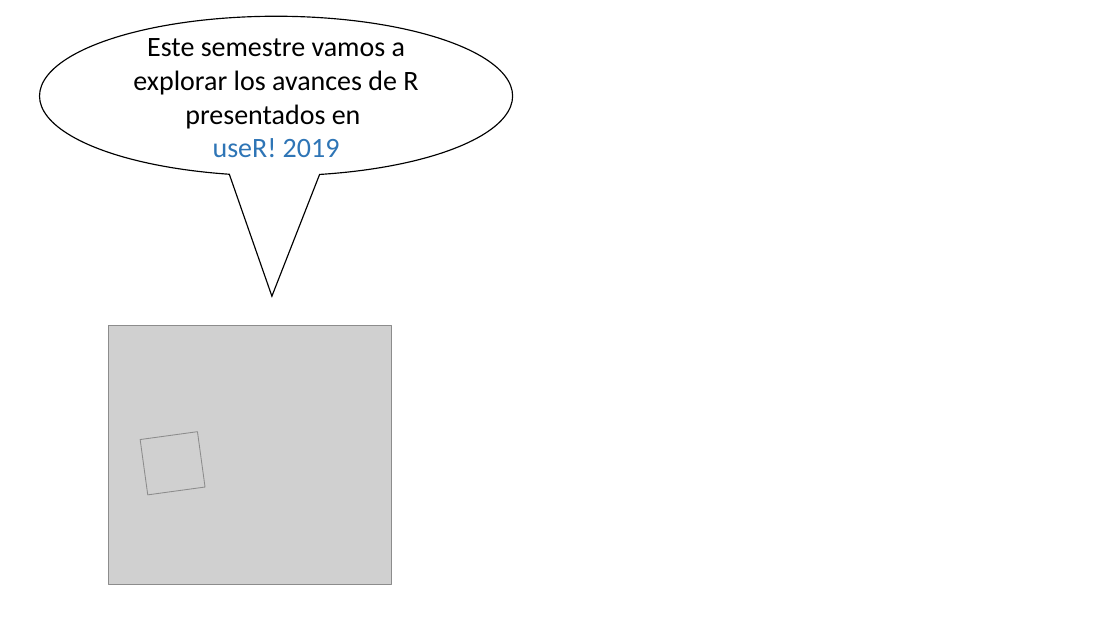
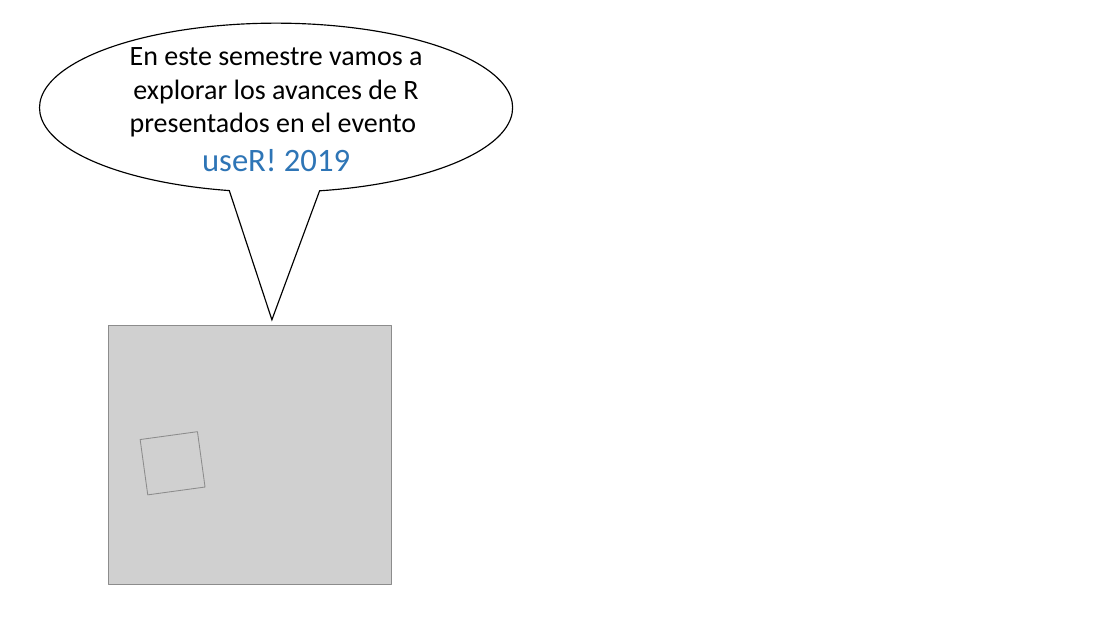
Before and after one commit to srunal/srunal.github.io, a slide deck: slide 2 of imagenes/Invtitation.pptx. Drawn at 1120x630 pixels with LibreOffice and Linux fonts; fonts in the diff are those of the drawing; grey boxes stand for pictures. Boxes give left, top, right and bottom in pixels: in the first picture for what was removed or moved away, otherwise in the second. Text is boxed around its words. In the diff, an @@ line names an element or a change of style, - is before the commit and + after.

```diff
--- a/imagenes/Invtitation.pptx
+++ b/imagenes/Invtitation.pptx
@@ speech bubble "En este semestre vamos a ..." resized from (x1=39, y1=16, x2=513, y2=176) to (x1=39, y1=24, x2=513, y2=192) @@
@@ text in speech bubble at (x1=130, y1=47, x2=422, y2=137): text changed @@
-Este semestre vamos a explorar los avances de R presentados en
+En este semestre vamos a explorar los avances de R presentados en el evento
@@ text in speech bubble at (x1=202, y1=149, x2=350, y2=172): size 24 to 28 pt in "useR! 2019" @@
```
Also in this commit, not shown: 8 other files.
